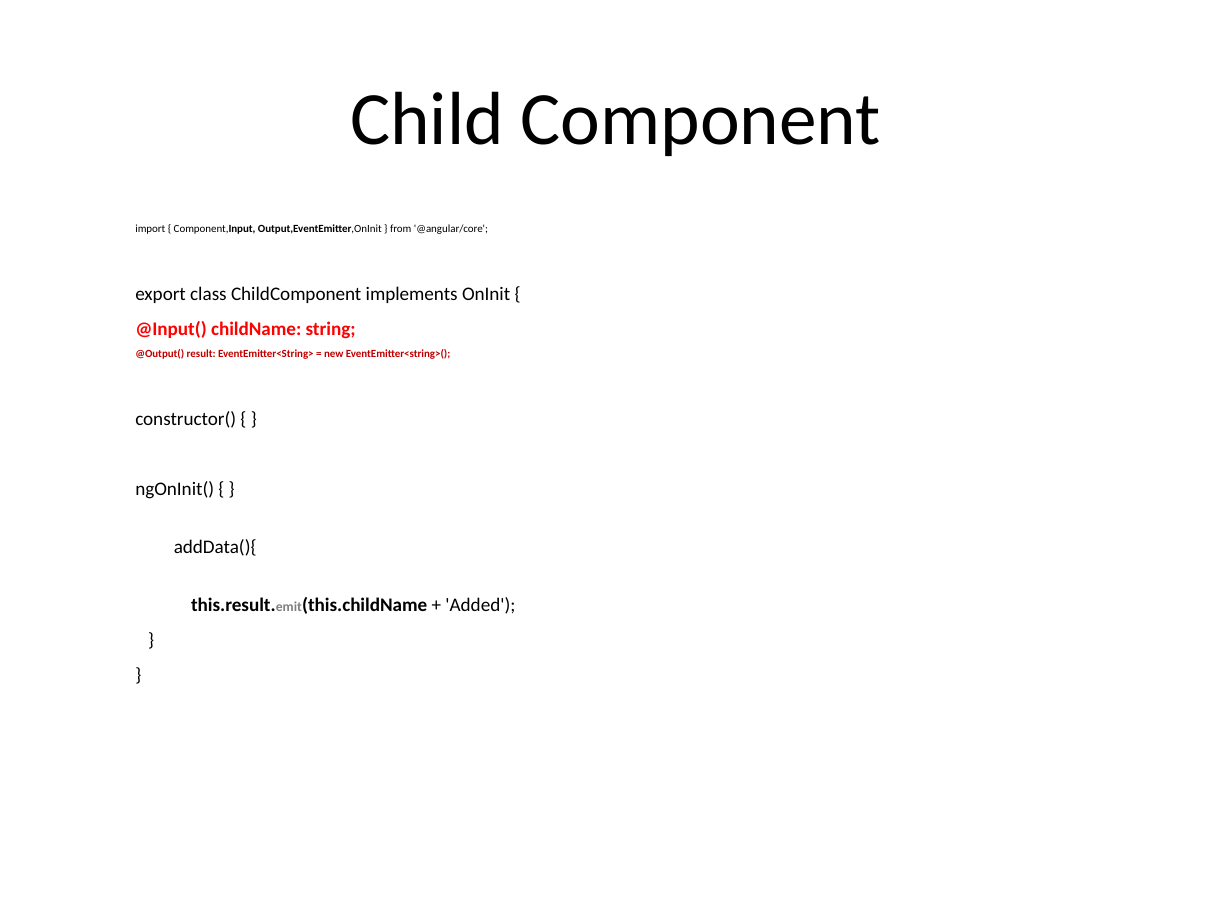
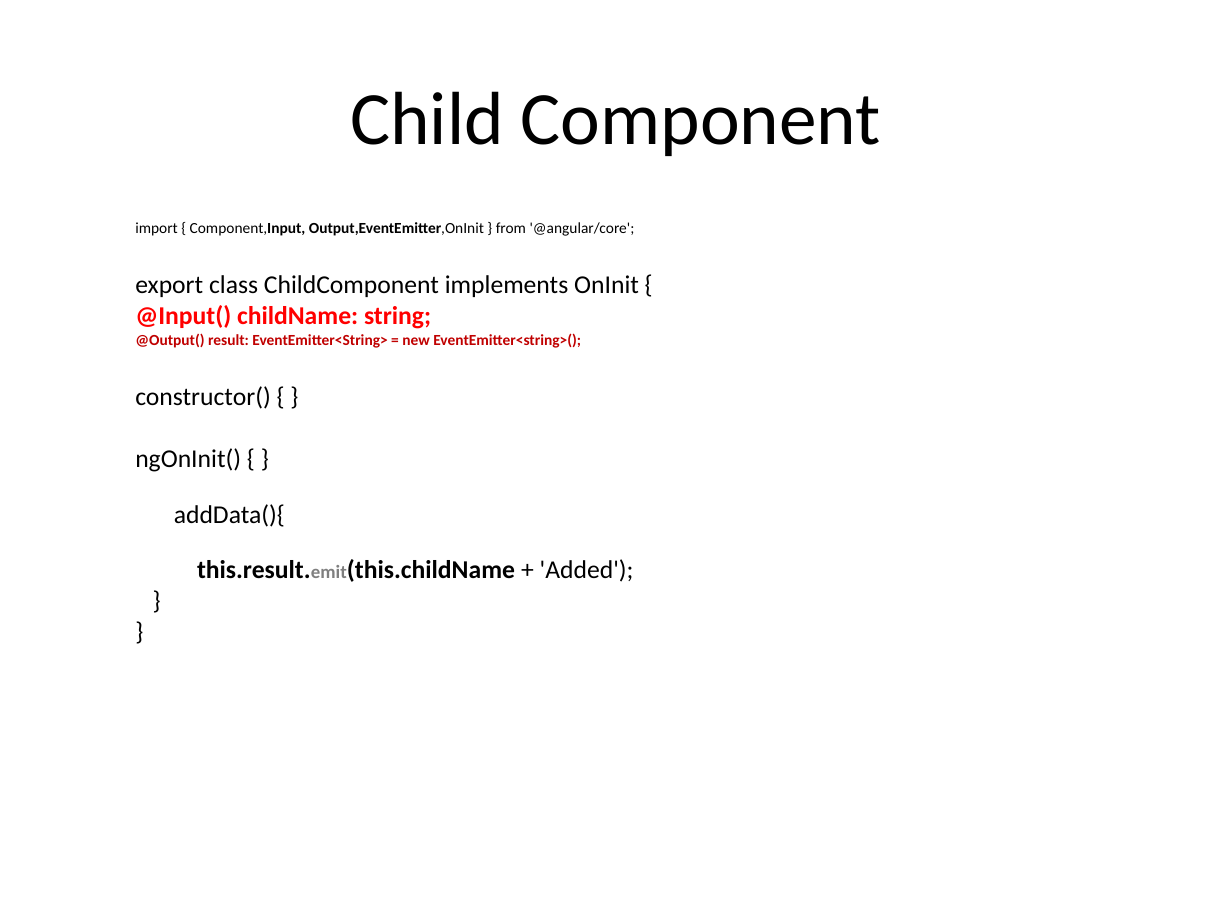
Before and after one commit to vishnumvn/AngularJS_Tut, a slide deck: slide 227 of Materials/Angular_Module01.ppt. Drawn at 1232x924 pixels with LibreOffice and Linux fonts; fonts in the diff are those of the drawing. Boxes give left, top, right and bottom in pixels: in the first picture for what was removed or moved away, otherwise in the second. Text is boxed around its words. In the diff, an @@ line names an element or a change of style, - is before the commit and + after.

```diff
--- a/Materials/Angular_Module01.ppt
+++ b/Materials/Angular_Module01.ppt
@@ text "import { Component,Input, Output,EventEmitter,OnInit } ..." at (135,222,639,582): size 6.4 to 9 pt in "import { Component,Input, Output,EventEmitter,OnInit } from  ...", "@Output() result: EventEmitter<String> = new EventEmitter<st ..."; size 11.2 to 15 pt in "export class ChildComponent implements OnInit {", "@Input() childName: string;", "constructor() { }", "ngOnInit() { }" and 4 more places; size 8 to 11 pt in "this.result.emit(this.childName"; line spacing 1 to 0.8; less space between paragraphs @@
```
Also in this commit, not shown: 33 other slides changed, 6 other files.
